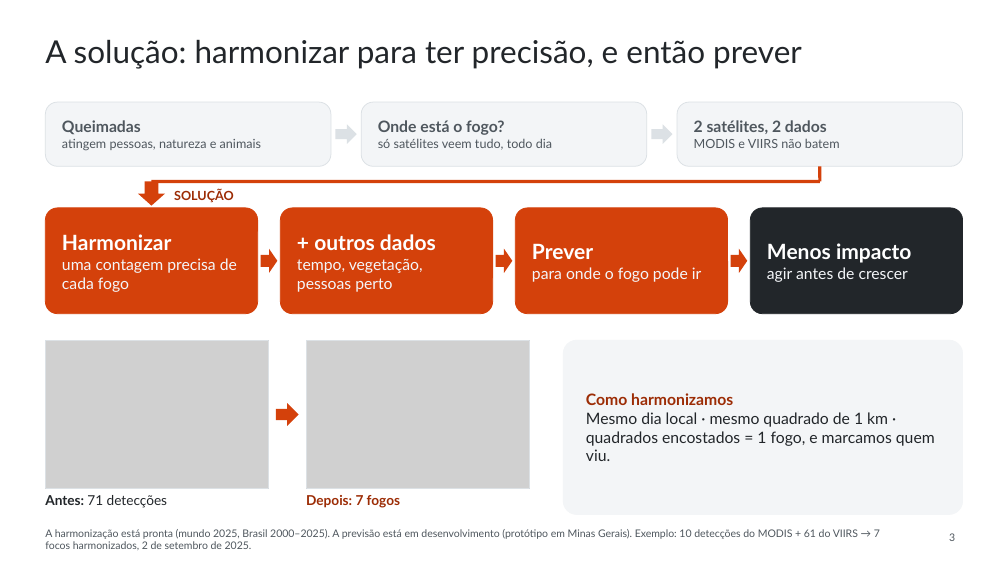
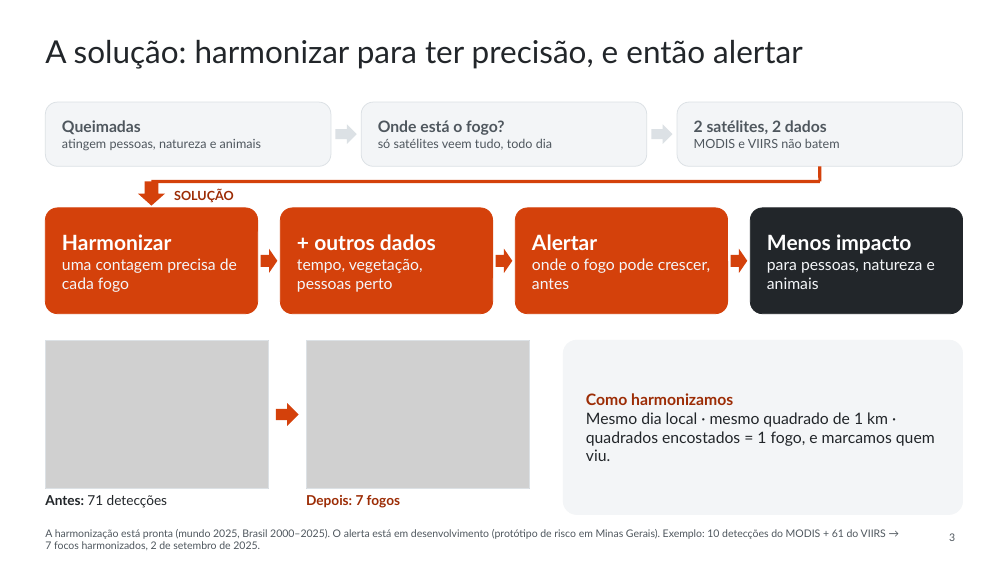
Before and after one commit to WednyFernandes/de-olho-no-fogo, a slide deck: slide 3 of public/apresentacao/de-olho-no-fogo-space-apps-2026-pt.pptx. Drawn at 1008x567 pixels with LibreOffice and Linux fonts; fonts in the diff are those of the drawing; grey boxes stand for pictures. Boxes give left, top, right and bottom in pixels: in the first picture for what was removed or moved away, otherwise in the second. Text is boxed around its words. In the diff, an @@ line names an element or a change of style, - is before the commit and + after.

```diff
--- a/public/apresentacao/de-olho-no-fogo-space-apps-2026-pt.pptx
+++ b/public/apresentacao/de-olho-no-fogo-space-apps-2026-pt.pptx
@@ title at [45, 39, 803, 69]: text changed @@
-A solução: harmonizar para ter precisão, e então prever
+A solução: harmonizar para ter precisão, e então alertar
@@ text at [532, 234, 710, 289]: text changed @@
-Prever
-para onde o fogo pode ir
+Alertar
+onde o fogo pode crescer, antes
@@ text at [767, 259, 935, 289]: text changed @@
-agir antes de crescer
+para pessoas, natureza e animais
@@ text at [45, 529, 886, 550]: text changed @@
-A harmonização está pronta (mundo 2025, Brasil 2000–2025). A previsão está em desenvolvimento (protótipo em Minas Gerais). Exemplo: 10 detecções do MODIS + 61 do VIIRS → 7 focos harmonizados, 2 de setembro de 2025.
+A harmonização está pronta (mundo 2025, Brasil 2000–2025). O alerta está em desenvolvimento (protótipo de risco em Minas Gerais). Exemplo: 10 detecções do MODIS + 61 do VIIRS → 7 focos harmonizados, 2 de setembro de 2025.
```
Also in this commit, not shown: 3 other slides changed, 4 other files.
